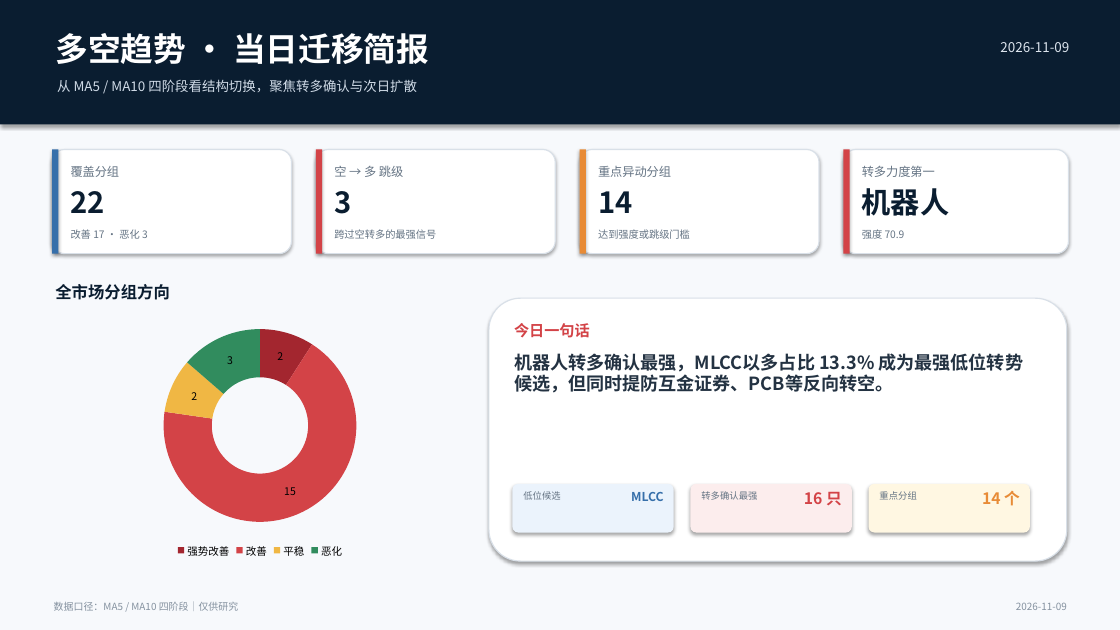
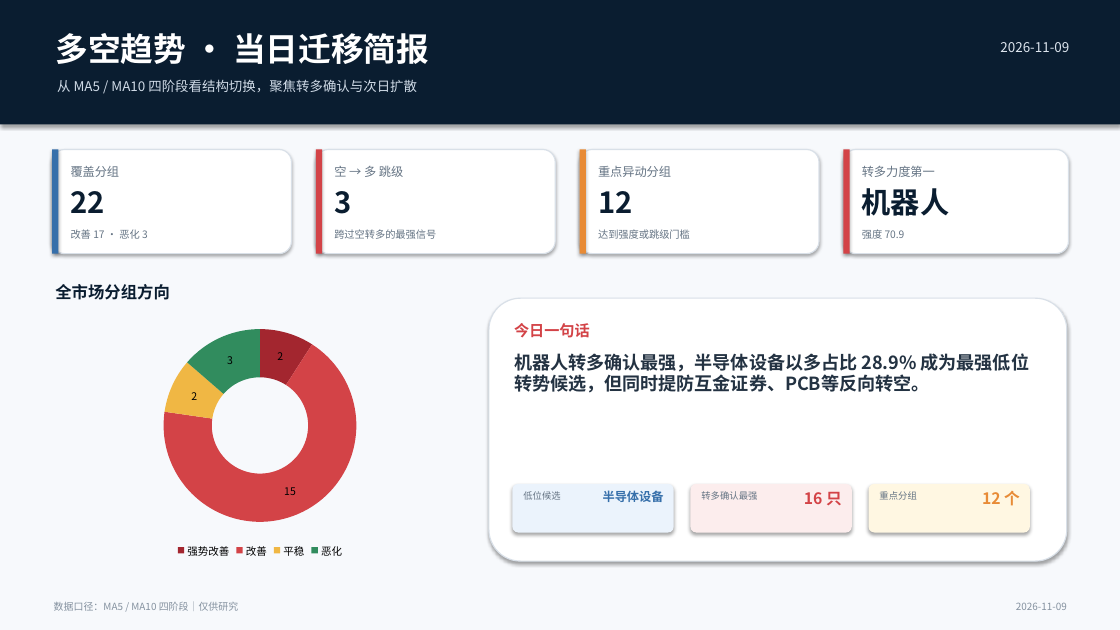
Before and after one commit to nancybhc/a-share-blast-lab, a slide deck: slide 1 of assets/多空阶段简报_2026-11-09.pptx. Drawn at 1120x630 pixels with LibreOffice and Linux fonts; fonts in the diff are those of the drawing. Boxes give left, top, right and bottom in pixels: in the first picture for what was removed or moved away, otherwise in the second. Text is boxed around its words. In the diff, an @@ line names an element or a change of style, - is before the commit and + after.

```diff
--- a/assets/多空阶段简报_2026-11-09.pptx
+++ b/assets/多空阶段简报_2026-11-09.pptx
@@ text at (x1=598, y1=191, x2=632, y2=213): text changed @@
-14
+12
@@ text at (x1=514, y1=353, x2=1029, y2=393): text changed @@
-机器人转多确认最强，MLCC以多占比 13.3% 成为最强低位转势候选，但同时提防互金证券、PCB等反向转空。
+机器人转多确认最强，半导体设备以多占比 28.9% 成为最强低位转势候选，但同时提防互金证券、PCB等反向转空。
@@ text at (x1=603, y1=490, x2=664, y2=502): text changed @@
-MLCC
+半导体设备
@@ text at (x1=982, y1=491, x2=1020, y2=506): text changed @@
-14 个
+12 个
```
Also in this commit, not shown: 3 other slides changed, 13 other files.
